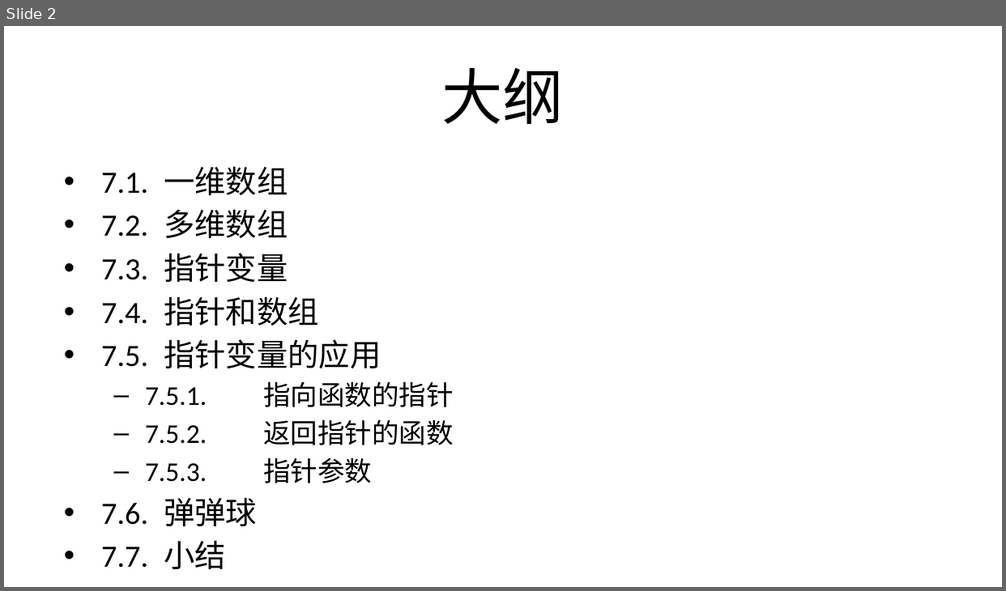
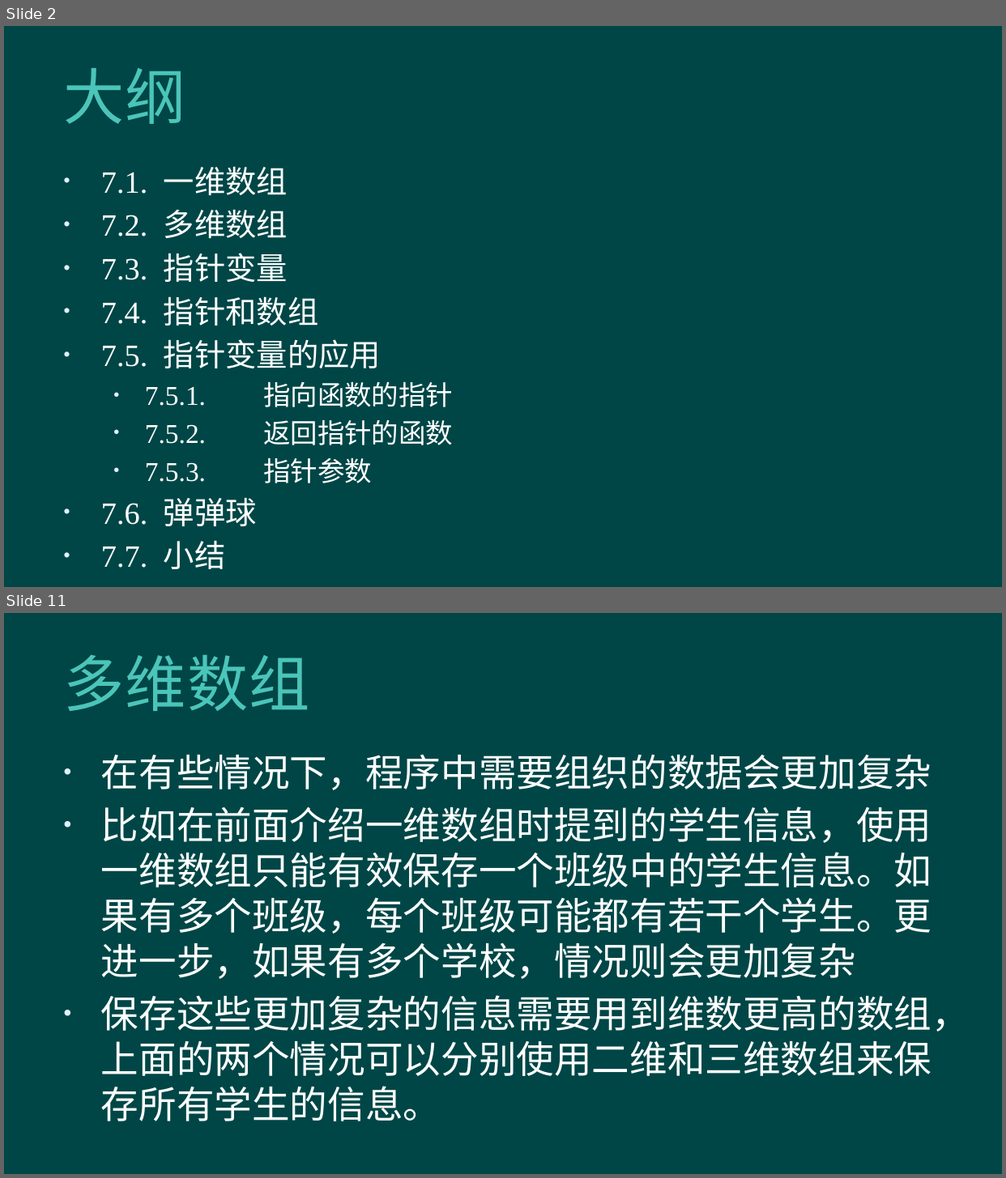
Before and after one commit to hanhonglei/Course_BasicGameProgramming, a slide deck: 第7章 数组及指针/第7章 数组及指针.pptx. Shown one above the other, each under a label of ours: slide 2 before the commit, slides 2 and 11 after it; the slides between them are not shown. The pictures are 1006x591 and 1006x1178 pixels, drawn with LibreOffice and Linux fonts; fonts in the diff are those of the drawing; background and template pictures are left out. Boxes give left, top, right and bottom in pixels: in the first picture for what was removed or moved away, otherwise in the second. Text is boxed around its words. In the diff, an @@ line names an element or a change of style, - is before the commit and + after.

```diff
--- a/第7章 数组及指针/第7章 数组及指针.pptx
+++ b/第7章 数组及指针/第7章 数组及指针.pptx
@@ slide 11 added at [4,613,1002,1174], background #004646 @@
@@ title added at [64,655,310,711], 44 pt, text #4BC5B9 @@
+多维数组
@@ text added at [101,755,970,1122], 27.2 pt, text #FFFFFF @@
+• 在有些情况下，程序中需要组织的数据会更加复杂
+• 比如在前面介绍一维数组时提到的学生信息，使用一维数组只能有效保存一个班级中的学生信息。如果有多个班级，每个班级可能都有若干个学生。更进一步，如果有多个学校，情况则会更加复杂
+• 保存这些更加复杂的信息需要用到维数更高的数组，上面的两个情况可以分别使用二维和三维数组来保存所有学生的信息。
@@ slide 2 changed as well @@
@@ background #FFFFFF to #004646 @@
@@ title "大纲" at [64,68,186,124]: font Calibri to Roboto, text colour #000000 to #4BC5B9, letter spacing 0 to 0.5 pt; alignment centre to left @@
@@ text "7.1. 一维数组" at [101,166,453,484]: font Calibri to Times New Roman, text colour #000000 to #FFFFFF; bullet – to • @@
```
Also in this commit, not shown: 1 other slide changed, 61 other slides added, 1 other file.
